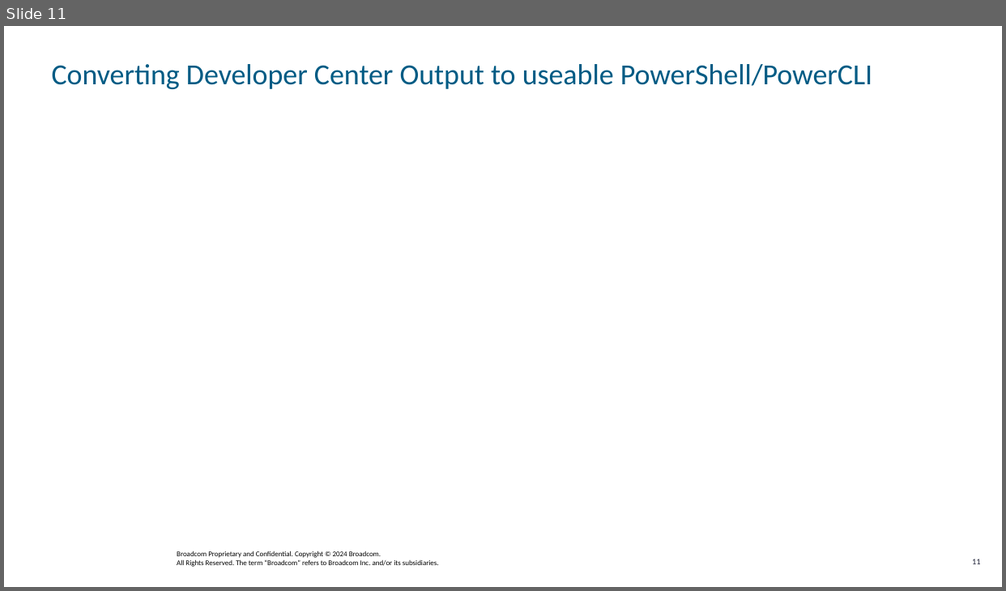
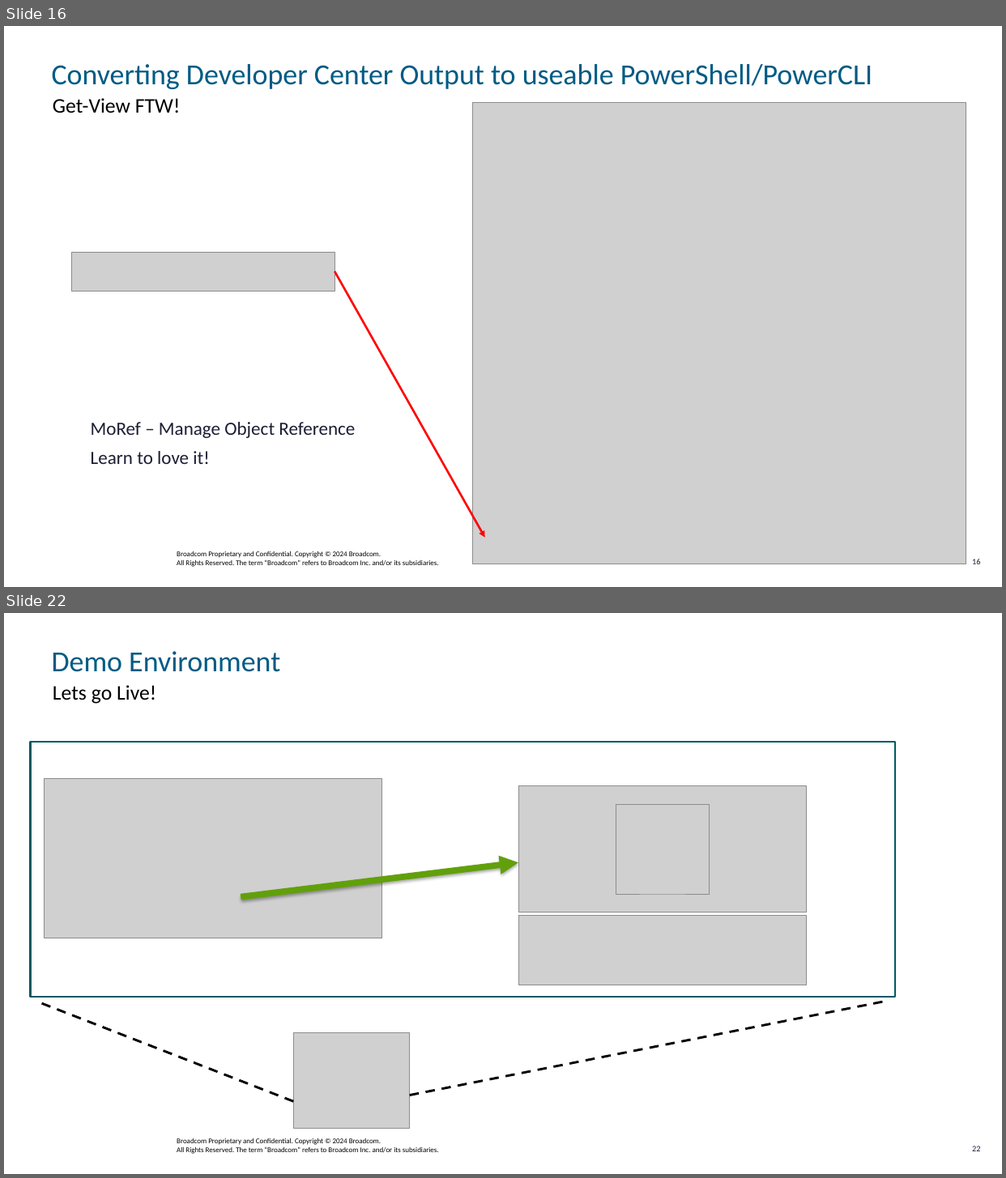
Before and after one commit to jpsider/Invoke-Automation, a slide deck: Powercli/VMwareExplore_2024/CODE1744LV - PowerCLI 201 - From the Shell to Writing Scripts.pptx. Shown one above the other, each under a label of ours: slide 11 before the commit, slides 16 and 22 after it; the slides between them are not shown. The pictures are 1006x591 and 1006x1178 pixels, drawn with LibreOffice and Linux fonts; fonts in the diff are those of the drawing; grey boxes stand for pictures; background and template pictures are left out. Boxes give left, top, right and bottom in pixels: in the first picture for what was removed or moved away, otherwise in the second. Text is boxed around its words. In the diff, an @@ line names an element or a change of style, - is before the commit and + after.

```diff
--- a/Powercli/VMwareExplore_2024/CODE1744LV - PowerCLI 201 - From the Shell to Writing Scripts.pptx
+++ b/Powercli/VMwareExplore_2024/CODE1744LV - PowerCLI 201 - From the Shell to Writing Scripts.pptx
@@ slide 22 added at (4, 613, 1002, 1174), background #FFFFFF; not listed: 2 template elements that a slide beside it also shows @@
@@ title added at (52, 651, 280, 672), 28 pt, text #005B84 @@
+Demo Environment
@@ subtitle added at (53, 685, 156, 704), 20 pt, text #000000 @@
+Lets go Live!
@@ rectangle added at (30, 742, 895, 997), fill #FFFFFF, outline #005A63 2 pt @@
@@ picture added at (44, 778, 382, 939) @@
@@ picture added at (519, 786, 807, 913) @@
@@ picture added at (616, 804, 710, 894) @@
@@ arrow added from (241, 897) to (518, 863), #61A00A 6 pt @@
@@ picture added at (519, 915, 807, 985) @@
@@ line added from (294, 1102) to (36, 1002), #000000 2.25 pt dashed @@
@@ line added from (410, 1096) to (886, 1002), #000000 2.25 pt dashed @@
@@ picture added at (294, 1033, 410, 1128) @@
@@ what was slide 11 is now slide 16 @@
@@ slide 16 changed as well @@
@@ subtitle added at (53, 98, 181, 113), 20 pt, text #000000 @@
+Get-View FTW!
@@ picture added at (473, 102, 966, 565) @@
@@ picture added at (72, 252, 335, 291) @@
@@ arrow added from (335, 271) to (484, 538), #FF0000 2 pt @@
@@ text added at (91, 422, 355, 464), 18 pt, text #1B1E34 @@
+MoRef – Manage Object Reference
+Learn to love it!
@@ page number at (972, 559, 980, 565): text changed @@
-11
+16
```
Also in this commit, not shown: 8 other slides changed, 12 other slides added, 6 slides removed, 5 other files.
